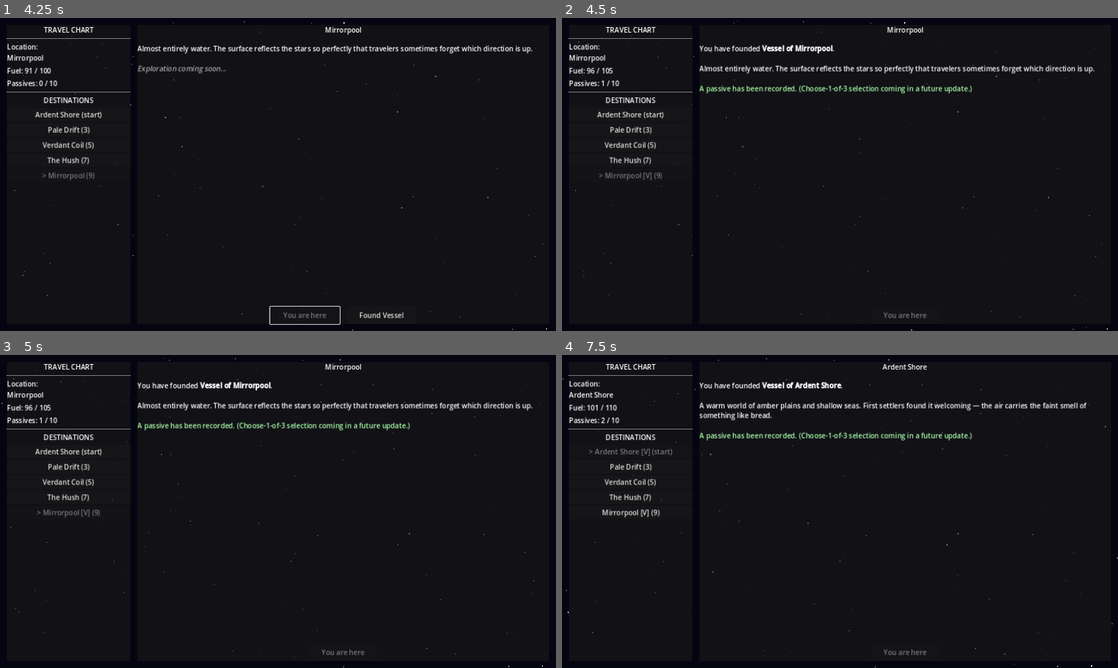
Above: before the commit, frames 1-4 (two rows, left to right).
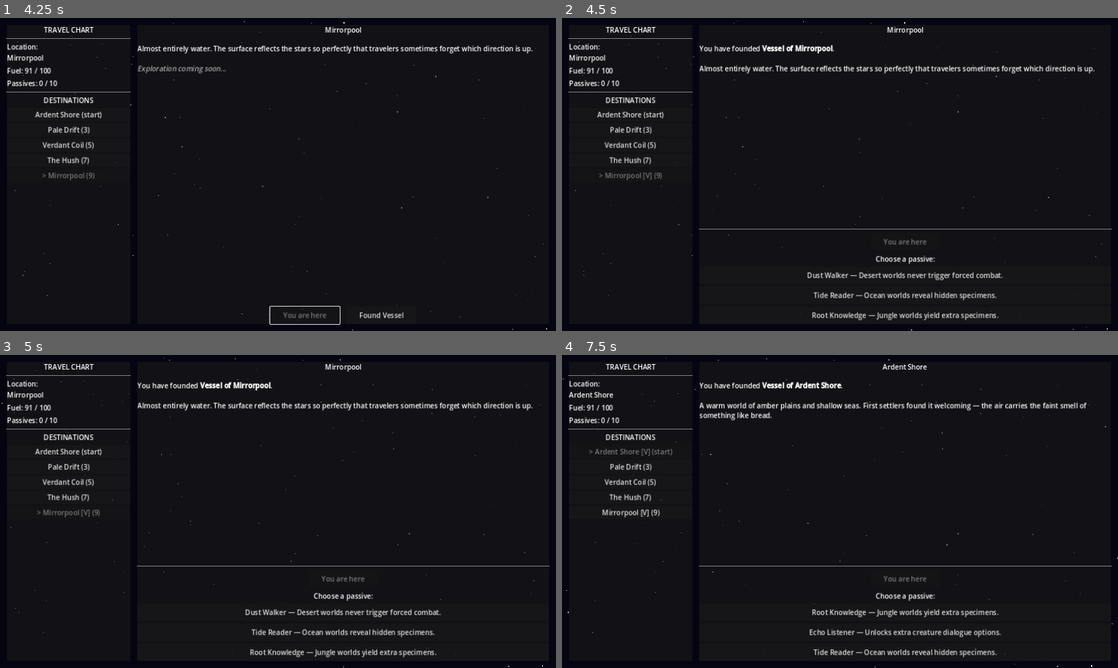
Above: after the commit, the same moments.

Repository: ColdTie/Metanoia-Vessel-2D
Game: Godot game, scene res://scenes/travel/travel_screen.tscn
Same seed, same stepped clock (60 frames per second), same inputs: the game is played once before the commit and once after it.
Inputs:
- Up to frame 1 (4.25 s): click "Pale Drift (3)" at 0.5 s; click "Verdant Coil (5)" at 1.25 s; click "The Hush (7)" at 2 s; click "Mirrorpool (9)" at 2.75 s; click "Depart (9 fuel)" at 3.5 s
- Up to frame 2 (4.5 s): click "Found Vessel" at 4.25 s
- Up to frame 3 (5 s): no input
- Up to frame 4 (7.5 s): click "Ardent Shore (start)" at 5 s; click "Ardent Shore (start)" at 5.75 s; click "Depart (0 fuel)" at 6.5 s; click "Found Vessel" at 7.25 s

Frame 1 is identical in both runs. In frame 2, 2.2% of the frame differs, in the area x 5-99%, y 15-97%; in frame 3, 2.2%; in frame 4, 2.3%, in the area x 4-99%, y 15-97%.

Commit message:
feat: choose-1-of-3 passive reward on settling
Adds passive roster, draw/choose API in GameState, inline picker on the
travel screen, and saves pending choices. max_fuel is now derived from
passives so the founding bonus persists across save/load.

Co-Authored-By: Claude Sonnet 5.5 <noreply@anthropic.com>
Claude-Session: https://claude.ai/code/session_01DUtvGFLeq5ij7GsnWgr86L

Diff:
--- a/scripts/autoloads/game_state.gd
+++ b/scripts/autoloads/game_state.gd
@@ -3,6 +3,18 @@
 # Singleton: all mutable game state. Access via GameState.x anywhere.
 
 const MAX_PASSIVES := 10  # Reaching this triggers void unlock check
+const BASE_MAX_FUEL := 100
+const CHOICE_COUNT := 3
+
+# Draw pool for the settling reward. Roster of 6 so far; 4 more TBD before void.
+const PASSIVE_ROSTER: Array = [
+	{"id": "founding_bonus", "name": "Founding Bonus", "desc": "The act of founding grants clarity. +5 max fuel."},
+	{"id": "root_knowledge", "name": "Root Knowledge", "desc": "Jungle worlds yield extra specimens."},
+	{"id": "echo_listener", "name": "Echo Listener", "desc": "Unlocks extra creature dialogue options."},
+	{"id": "frost_hardened", "name": "Frost Hardened", "desc": "Ice-world travel costs 1 less fuel."},
+	{"id": "tide_reader", "name": "Tide Reader", "desc": "Ocean worlds reveal hidden specimens."},
+	{"id": "dust_walker", "name": "Dust Walker", "desc": "Desert worlds never trigger forced combat."},
+]
 
 var current_world: String = "Ardent Shore"
 var passives: Array = []          # Array of {id, name, desc, source}
@@ -10,7 +22,8 @@
 var specimens: Array = []         # Array of {id, world_id, name}
 var credits: int = 0
 var fuel: int = 100
-var max_fuel: int = 100
+var max_fuel: int = BASE_MAX_FUEL
+var pending_passive_choices: Array = []  # passive ids on offer after settling
 
 # World catalog — initialized in _ready(); mutated when worlds are settled.
 # Each entry: {id, name, type, description, settled, vessel_name, distance, specimens}
@@ -111,8 +124,53 @@
 	return true
 
 
+func has_passive(id: String) -> bool:
+	for p in passives:
+		if p.get("id", "") == id:
+			return true
+	return false
+
+
+# Draws up to CHOICE_COUNT unowned passives and stores them as pending.
+func draw_passive_choices() -> Array:
+	var pool: Array = []
+	for p in PASSIVE_ROSTER:
+		if not has_passive(p["id"]):
+			pool.append(p["id"])
+	pool.shuffle()
+	pending_passive_choices = pool.slice(0, CHOICE_COUNT)
+	return pending_passive_choices
+
+
+func get_roster_entry(id: String) -> Dictionary:
+	for p in PASSIVE_ROSTER:
+		if p["id"] == id:
+			return p
+	return {}
+
+
+func choose_passive(id: String, source: String) -> bool:
+	if not pending_passive_choices.has(id):
+		return false
+	var entry := get_roster_entry(id)
+	if entry.is_empty():
+		return false
+	pending_passive_choices = []
+	add_passive({"id": id, "name": entry["name"], "desc": entry["desc"], "source": source})
+	return true
+
+
+# max_fuel is derived from passives so it survives save/load.
+func recalc_max_fuel() -> void:
+	max_fuel = BASE_MAX_FUEL + (5 if has_passive("founding_bonus") else 0)
+	fuel = min(fuel, max_fuel)
+
+
 func add_passive(passive: Dictionary) -> void:
 	passives.append(passive)
+	var old_max := max_fuel
+	recalc_max_fuel()
+	refuel(max_fuel - old_max)
 	passive_gained.emit(passive)
 	if passives.size() >= MAX_PASSIVES:
 		_trigger_void_check()
--- a/scripts/autoloads/save_load.gd
+++ b/scripts/autoloads/save_load.gd
@@ -41,6 +41,8 @@
 	GameState.specimens = data.get("specimens", [])
 	GameState.credits = data.get("credits", 0)
 	GameState.fuel = data.get("fuel", 100)
+	GameState.pending_passive_choices = data.get("pending_passive_choices", [])
+	GameState.recalc_max_fuel()
 	_restore_settled_worlds(data.get("settled_worlds", []))
 	return true
 
--- a/scripts/travel/travel_screen.gd
+++ b/scripts/travel/travel_screen.gd
@@ -20,6 +20,7 @@
 var _world_desc_label: RichTextLabel
 var _depart_button: Button
 var _settle_button: Button
+var _choice_box: VBoxContainer
 
 var _selected_world_id: String = ""
 
@@ -38,6 +39,7 @@
 		SaveLoad.load_game()
 		_refresh_status()
 		_populate_destinations()
+		_show_passive_choices()
 
 
 func _process(delta: float) -> void:
@@ -193,6 +195,11 @@
 	_depart_button.pressed.connect(_on_depart_pressed)
 	btn_row.add_child(_depart_button)
 
+	_choice_box = VBoxContainer.new()
+	_choice_box.visible = false
+	_choice_box.add_theme_constant_override("separation", 6)
+	vbox.add_child(_choice_box)
+
 	_settle_button = Button.new()
 	_settle_button.text = "Found Vessel"
 	_settle_button.visible = false
@@ -290,27 +297,52 @@
 	world["settled"] = true
 	world["vessel_name"] = "Vessel of " + world["name"]
 
-	# Grant the founding passive (choose-1-of-3 UI is TODO)
-	GameState.add_passive({
-		"id": "founding_bonus",
-		"name": "Founding Bonus",
-		"desc": "The act of founding grants clarity. +5 max fuel.",
-		"source": world["name"],
-	})
-	GameState.max_fuel += 5
-	GameState.refuel(5)
+	# Offer 1-of-3 passives; the player picks one (see _show_passive_choices).
+	GameState.draw_passive_choices()
 
 	_settle_button.visible = false
 	_populate_destinations()
 	_refresh_status()
+	SaveLoad.save_game()
 
 	_world_desc_label.text = \
 		"You have founded [b]" + world["vessel_name"] + "[/b].\n\n" \
-		+ world.get("description", "") \
-		+ "\n\n[color=#aaffaa]A passive has been recorded. " \
-		+ "(Choose-1-of-3 selection coming in a future update.)[/color]"
-
+		+ world.get("description", "")
+	_show_passive_choices()
+
+
+# Shows buttons for pending passive choices; no-op when none are pending.
+func _show_passive_choices() -> void:
+	for child in _choice_box.get_children():
+		child.queue_free()
+	var ids: Array = GameState.pending_passive_choices
+	_choice_box.visible = not ids.is_empty()
+	if ids.is_empty():
+		return
+	var header := Label.new()
+	header.text = "Choose a passive:"
+	header.horizontal_alignment = HORIZONTAL_ALIGNMENT_CENTER
+	_choice_box.add_child(header)
+	for id in ids:
+		var entry := GameState.get_roster_entry(id)
+		if entry.is_empty():
+			continue
+		var btn := Button.new()
+		btn.text = "%s — %s" % [entry["name"], entry["desc"]]
+		btn.custom_minimum_size = Vector2(0.0, 40.0)
+		var pid: String = id
+		btn.pressed.connect(func(): _on_passive_chosen(pid))
+		_choice_box.add_child(btn)
+
+
+func _on_passive_chosen(id: String) -> void:
+	if not GameState.choose_passive(id, GameState.current_world):
+		return
+	_show_passive_choices()
+	_refresh_status()
 	SaveLoad.save_game()
+	_world_desc_label.text += "\n\n[color=#aaffaa]Passive gained: " \
+		+ GameState.get_roster_entry(id).get("name", id) + "[/color]"
 
 
 func _on_world_changed(_new_world: String) -> void:
Not shown, changed: design/content-log.md
Not shown, changed: design/systems.md
